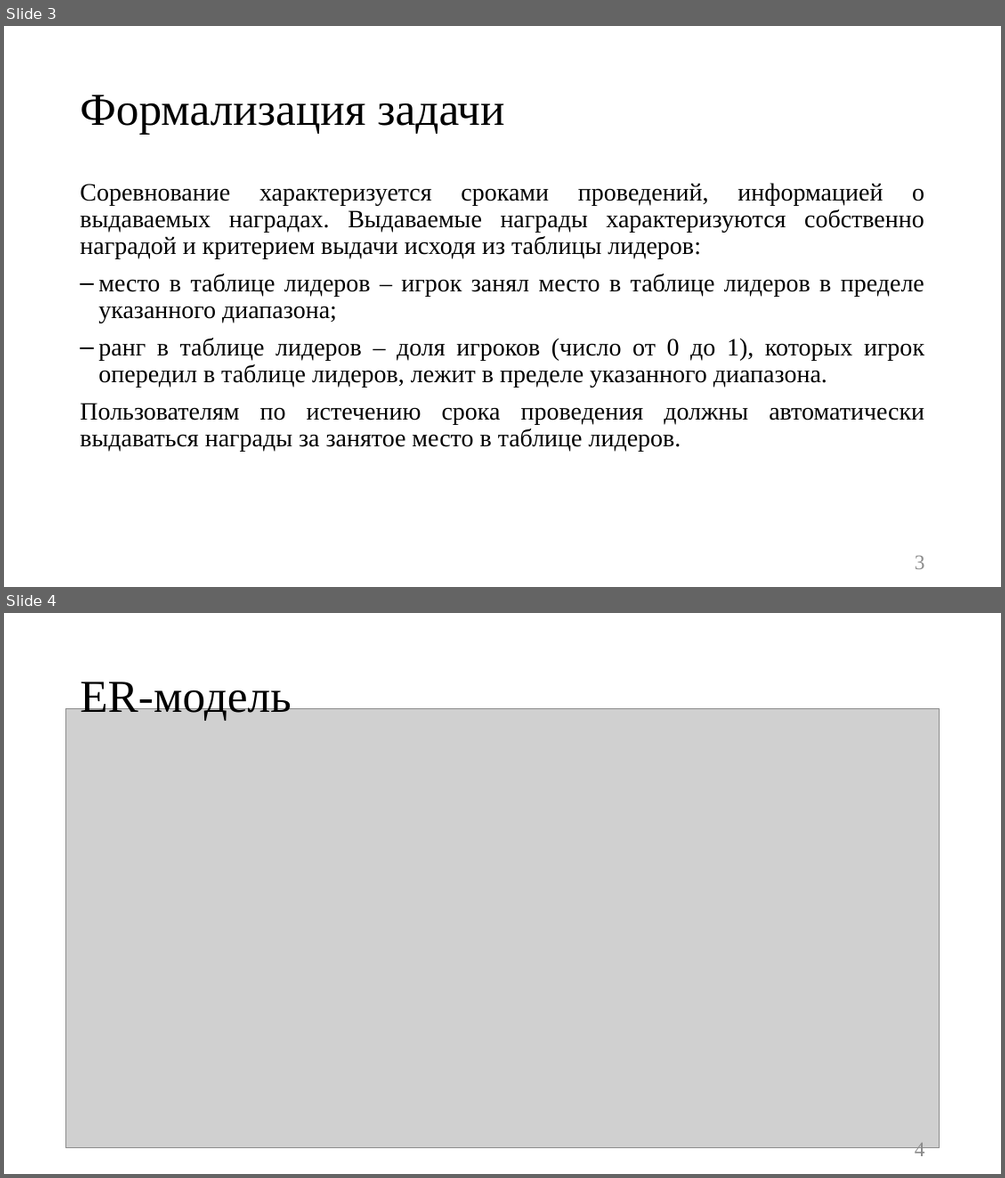
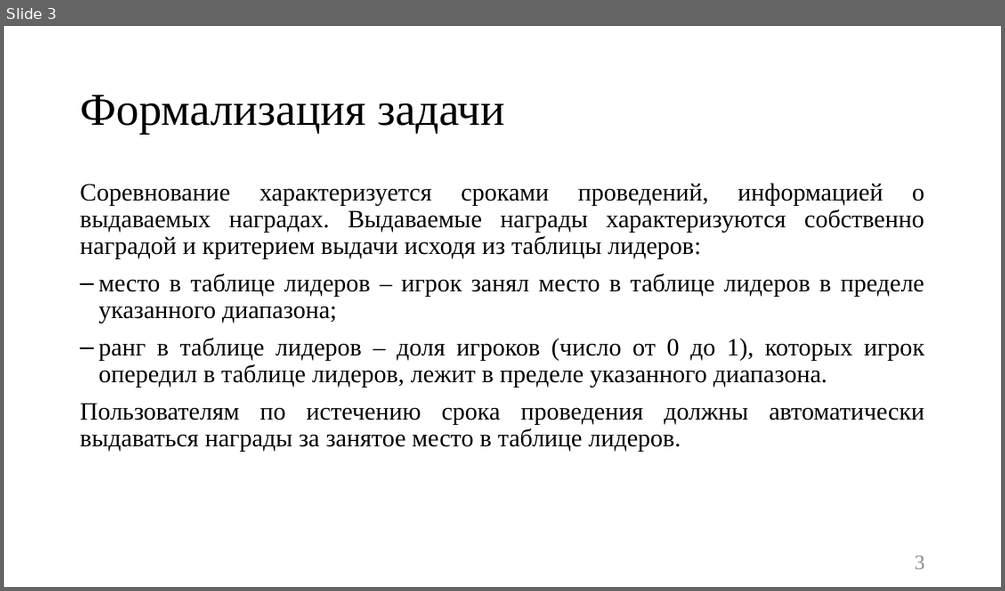
Before and after one commit to Kukushenok/competitive-math-game, a slide deck: docs/presentation.pptx. Shown one above the other, each under a label of ours: slides 3 and 4 before the commit, slide 3 after it. The pictures are 1005x1178 and 1005x591 pixels, drawn with LibreOffice and Linux fonts; fonts in the diff are those of the drawing; grey boxes stand for pictures. Boxes give left, top, right and bottom in pixels: in the first picture for what was removed or moved away, otherwise in the second. Text is boxed around its words. In the diff, an @@ line names an element or a change of style, - is before the commit and + after.

```diff
--- a/docs/presentation.pptx
+++ b/docs/presentation.pptx
@@ slide 4 removed at (4, 613, 1001, 1174), background #FFFFFF @@
@@ title removed at (80, 682, 291, 721) @@
-ER-модель
@@ picture removed at (65, 708, 939, 1148) @@
@@ page number removed at (914, 1143, 925, 1160) @@
-4
```
Also in this commit, not shown: 5 slides changed, 1 slide added, 19 other files.
